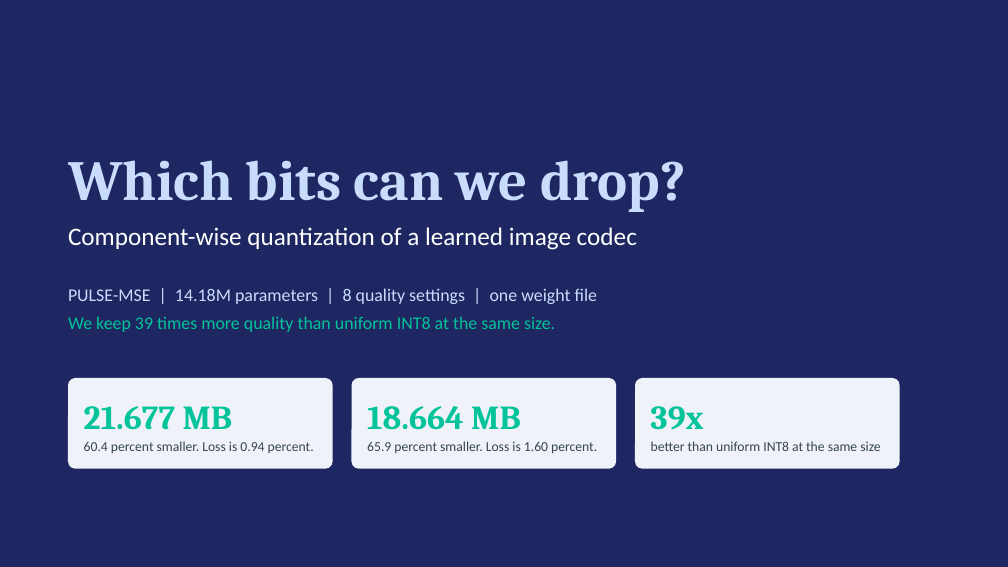
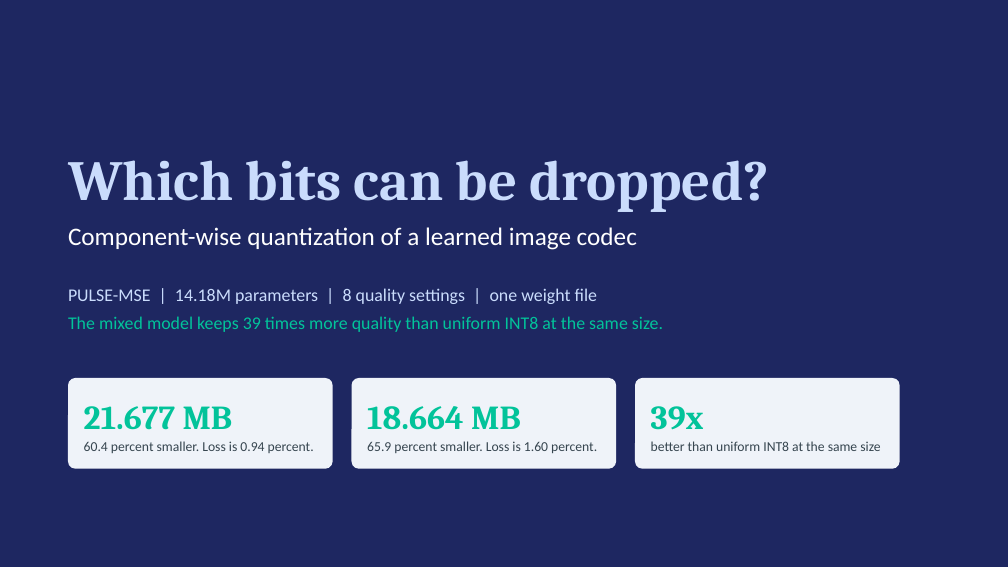
Before and after one commit to harshith0518/CS6886-PULSE-Quantization, a slide deck: slide 1 of submission/PULSE-quantization-deck.pptx. Drawn at 1008x567 pixels with LibreOffice and Linux fonts; fonts in the diff are those of the drawing. Boxes give left, top, right and bottom in pixels: in the first picture for what was removed or moved away, otherwise in the second. Text is boxed around its words. In the diff, an @@ line names an element or a change of style, - is before the commit and + after.

Commit message:
voice: single author throughout. No first person plural, no team references.
The report, deck, supplement and README now use impersonal constructions instead of the first person plural, which is the standard academic form for a single-author paper: 'this work measures', 'the sweep collects', 'no speed claim is made'. The title becomes 'Which Bits Can Be Dropped?' and the author line lists one name.

Report recompiled and still exactly 2 pages; the rewrites lengthened sentences, so the line spacing and title spacing were tightened to keep the cap. Deck still 10 slides, supplement still 5 pages. A first-person audit across all deliverable sources returns zero matches.

```diff
--- a/submission/PULSE-quantization-deck.pptx
+++ b/submission/PULSE-quantization-deck.pptx
@@ text at [68, 160, 769, 212]: text changed @@
-Which bits can we drop?
+Which bits can be dropped?
@@ text at [68, 316, 663, 332]: text changed @@
-We keep 39 times more quality than uniform INT8 at the same size.
+The mixed model keeps 39 times more quality than uniform INT8 at the same size.
```
Also in this commit, not shown: 7 other slides changed, 10 other files.
